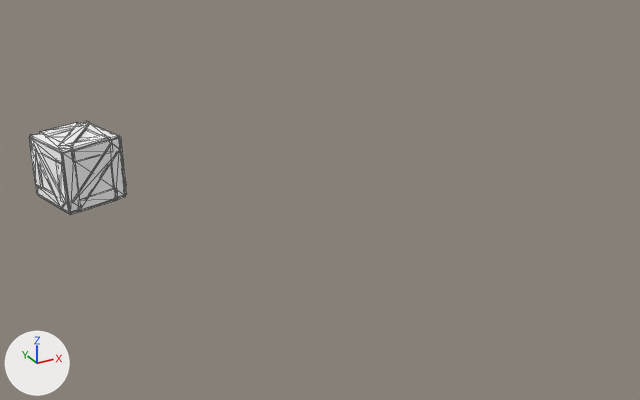
Before and after pictures for a commit that changed the glTF model public/3d-models/cubic-worlds-model/box.glb.
Rendered twice from a 50 mm lens placed at (-4.35, -4.37, 3.07), pointed at (-1.23, 1.29, 0.23). Every picture has the same lights, and +X, +Y and +Z are marked at lower left. Mesh edges are drawn as thin lines. Vertices at the same position are counted once.

Objects in the first picture: 'box_wood.004'.
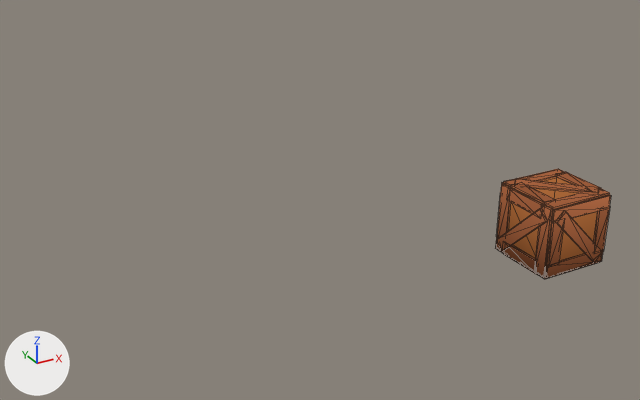
Where the change shows, as pixel boxes (x1, y1, x2, y2) in the pictures (640 x 400 px):
```json
{"object": "box_wood.004", "change": "recoloured, surface changed, moved, turned", "before": [29, 121, 126, 214], "after": [495, 169, 611, 279]}
```

Scene script edits in JSON lines:
```json
{"op": "add", "block": "img_bake", "code": ["img_bake = load_image('bake', '_unpacked/bake', 1024, 1024, 'sRGB')"]}
{"op": "add", "block": "mat_box_darken_001", "code": ["mat_box_darken_001 = bpy.data.materials.new('box_darken.001')", "# uses the picture img_bake"]}
{"op": "add", "block": "mat_box_lighter_001", "code": ["mat_box_lighter_001 = bpy.data.materials.new('box_lighter.001')", "# uses the picture img_bake"]}
{"block": "me_cube_248", "where": "me_cube_248.from_pydata(...)  # 248 vertices, 312 faces; spans x -0.3..0.287, y -0.297..0.291, z 0.0..0.589"}
{"block": "me_cube_248", "where": "# used by ob_box_wood_004; location = (-2.754, 2.787, 0.0); rotation_euler = (0.0, 0.0, -1.309), in degrees (0, 0, -75)"}
{"op": "remove", "block": "me_cube_248", "code": "me_cube_248.materials.append(mat_box_darken)  # white #ffffff"}
{"op": "remove", "block": "me_cube_248", "code": "me_cube_248.materials.append(mat_box_lighter)  # white #ffffff"}
{"block": "me_cube_248", "change": "me_cube_248 part 1: texture (UV) coordinates of 312 of 312 faces, centred in x -0.3..0.287, y -0.297..0.291, z 0.0..0.589, changed; they spanned u 0.0..1.0, v 0.0..1.0 and now span u 0.0..1.0, v 0.0..0.93"}
{"op": "add", "block": "me_cube_248", "code": "me_cube_248.materials.append(mat_box_darken_001)"}
{"op": "add", "block": "me_cube_248", "code": "me_cube_248.materials.append(mat_box_lighter_001)"}
{"op": "set", "path": "ob_box_wood_004.rotation_euler", "old": "(0.0, 0.0, -1.309)", "new": "(0.0, 0.0, 0.0)", "note": "degrees (0, 0, -75) -> degrees (0, 0, 0)"}
{"op": "set", "path": "ob_box_wood_004.location", "old": "(-2.754, 2.787, 0.0)", "new": "(0.0, 0.0, 0.0)"}
```
